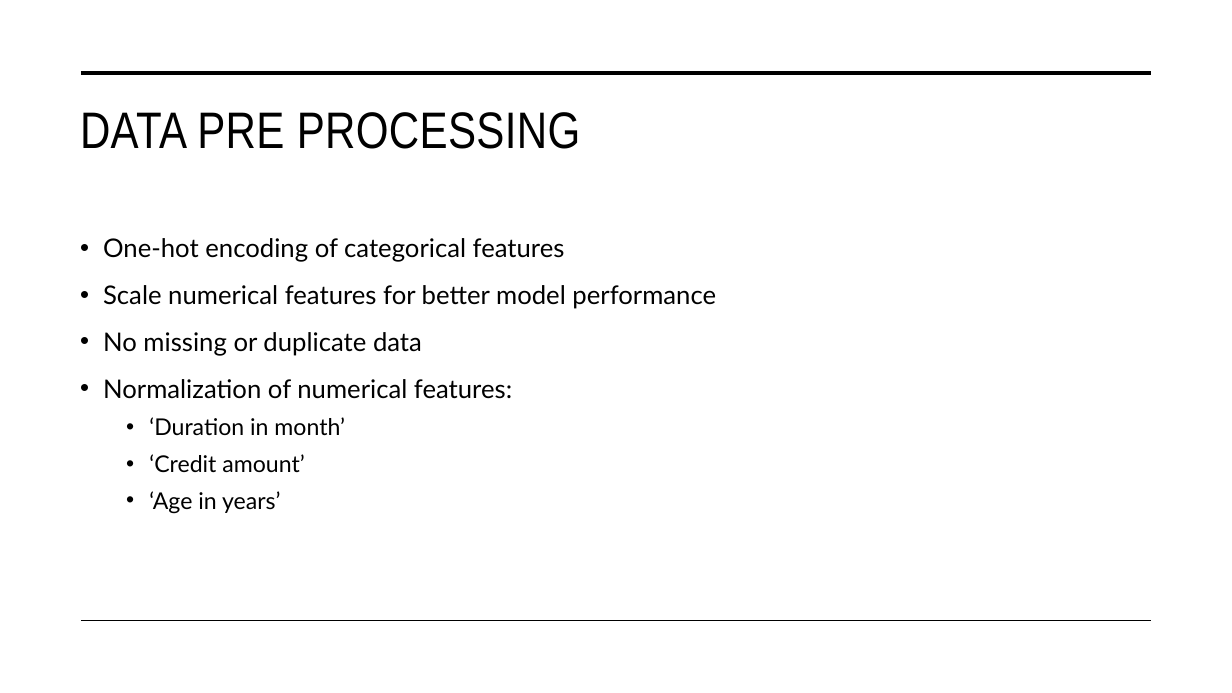
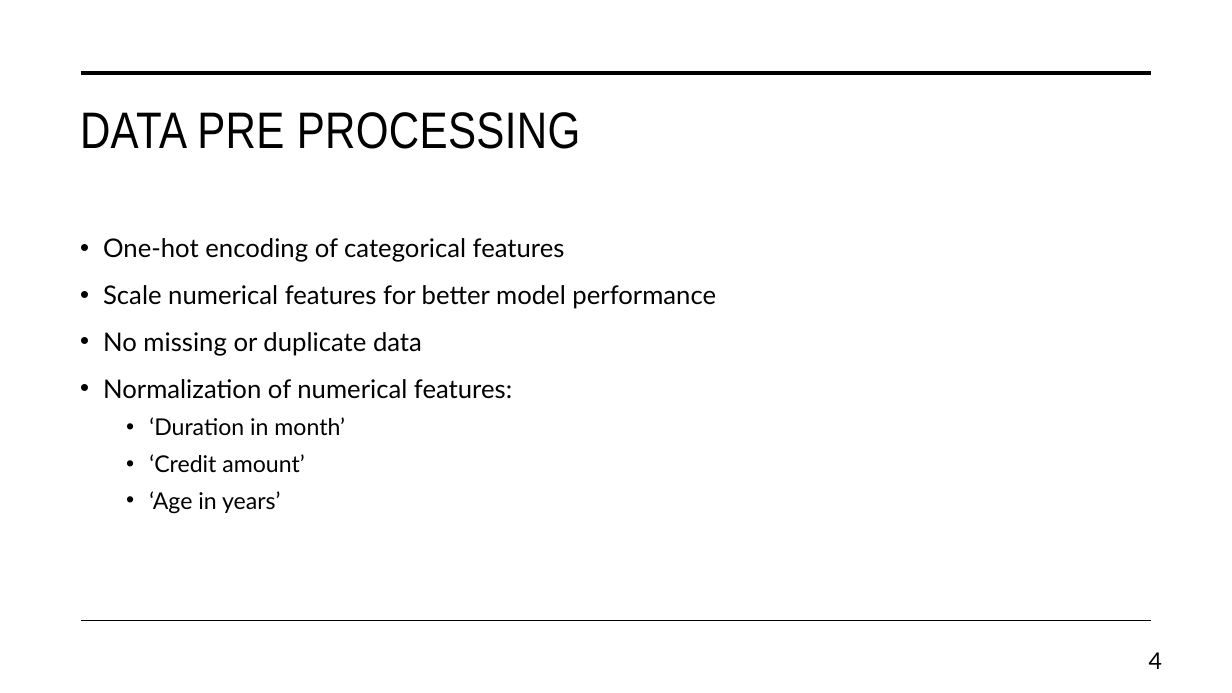
Before and after one commit to WiiLife/XAI_project, a slide deck: slide 4 of Trustworthy Autonomous Systems.pptx. Drawn at 1232x693 pixels with LibreOffice and Linux fonts; fonts in the diff are those of the drawing. Boxes give left, top, right and bottom in pixels: in the first picture for what was removed or moved away, otherwise in the second. Text is boxed around its words. In the diff, an @@ line names an element or a change of style, - is before the commit and + after.

```diff
--- a/Trustworthy Autonomous Systems.pptx
+++ b/Trustworthy Autonomous Systems.pptx
@@ page number added at (1149,652,1162,669), 18 pt, text #000000 @@
+4
```
Also in this commit, not shown: 17 other slides changed, 4 slides added, 1 slide removed, 2 other files.
